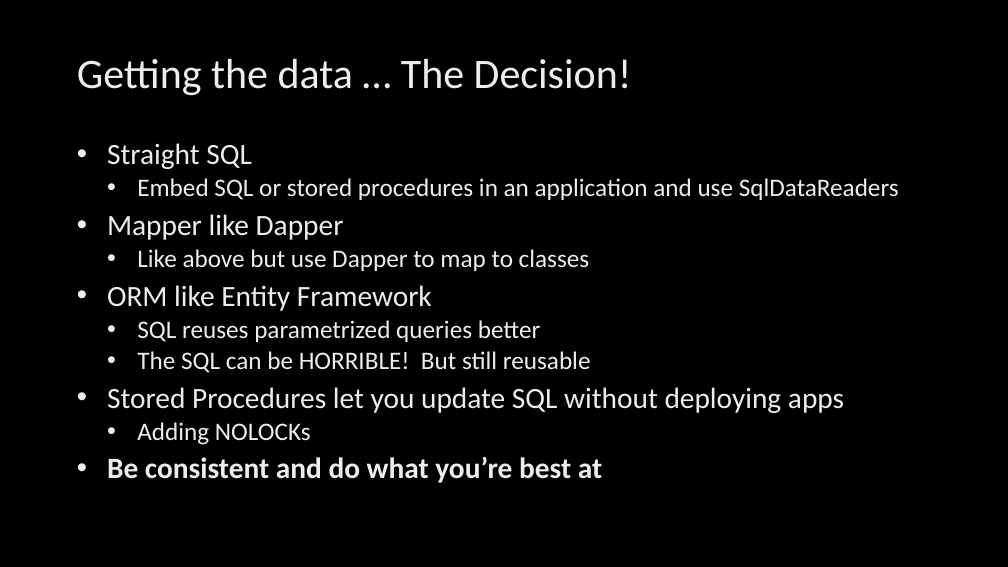
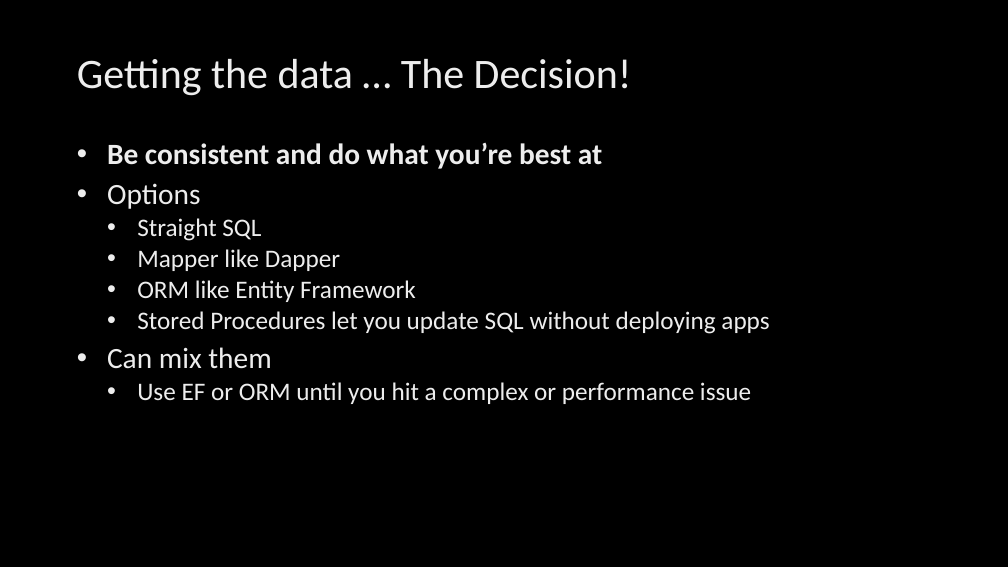
Before and after one commit to billgraziano/kcdc2018, a slide deck: slide 9 of ppt/5. Client Apps/Client Application Considerations.pptx (slide 8 before the commit). Drawn at 1008x567 pixels with LibreOffice and Linux fonts; fonts in the diff are those of the drawing; background and template pictures are left out. Boxes give left, top, right and bottom in pixels: in the first picture for what was removed or moved away, otherwise in the second. Text is boxed around its words. In the diff, an @@ line names an element or a change of style, - is before the commit and + after.

```diff
--- a/ppt/5. Client Apps/Client Application Considerations.pptx
+++ b/ppt/5. Client Apps/Client Application Considerations.pptx
@@ text at [107, 143, 602, 209]: paragraphs added @@
+• Be consistent and do what you’re best at
+• Options
@@ text at [137, 178, 899, 200]: paragraph removed @@
-  • Embed SQL or stored procedures in an application and use SqlDataReaders
@@ text at [137, 218, 769, 334]: size 28 to 24 pt in "Straight SQL", "Mapper like Dapper", "ORM like Entity Framework", "Stored Procedures let you update SQL without ..."; list level 1 to 2 in "Straight SQL"; list level 1 to 2 in "Mapper like Dapper"; list level 1 to 2 in "ORM like Entity Framework"; list level 1 to 2 in "Stored Procedures let you update ..." @@
@@ text at [137, 249, 590, 271]: paragraph removed @@
-  • Like above but use Dapper to map to classes
@@ text at [137, 320, 591, 373]: paragraphs removed @@
-  • SQL reuses parametrized queries better
-  • The SQL can be HORRIBLE! But still reusable
@@ text at [107, 347, 751, 404]: text changed; size 28 to 24 pt; bold off @@
-  • Adding NOLOCKs
-• Be consistent and do what you’re best at
+• Can mix them
+  • Use EF or ORM until you hit a complex or performance issue
```
Also in this commit, not shown: 1 other slide changed, 1 slide added, 1 other file.
